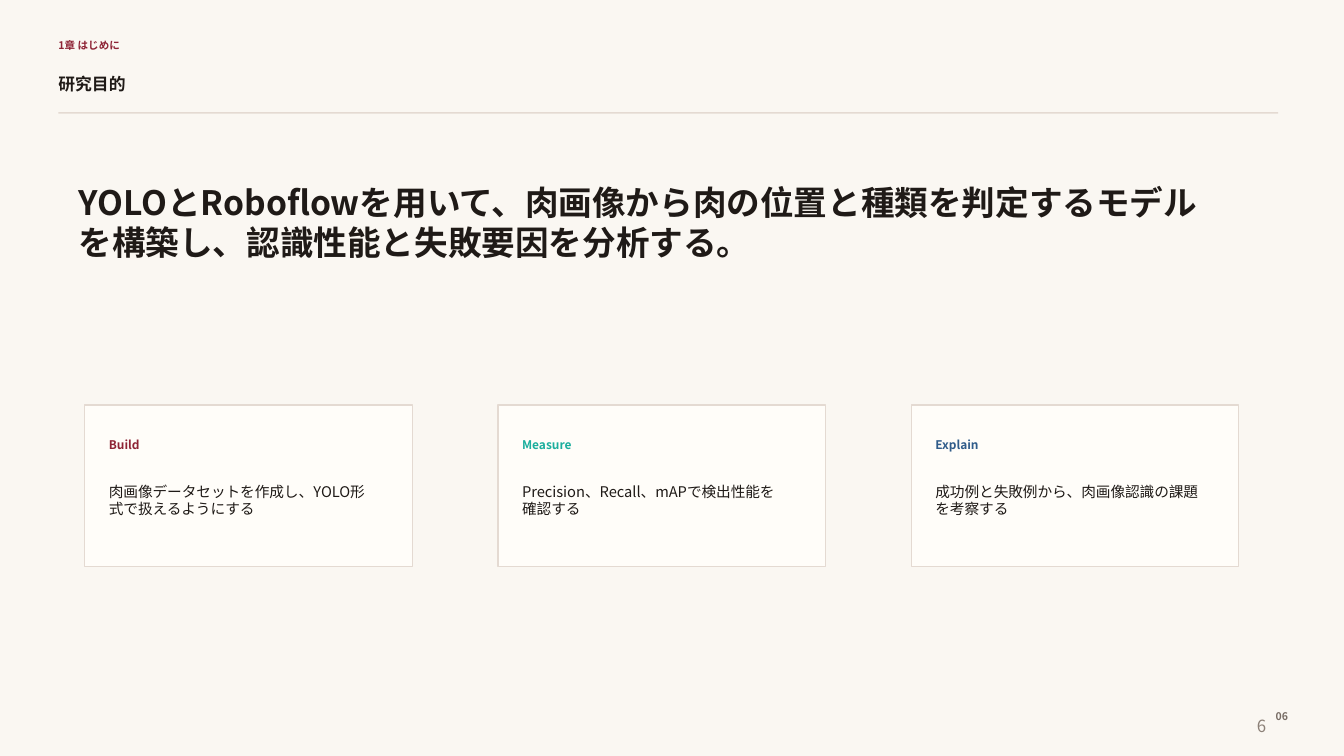
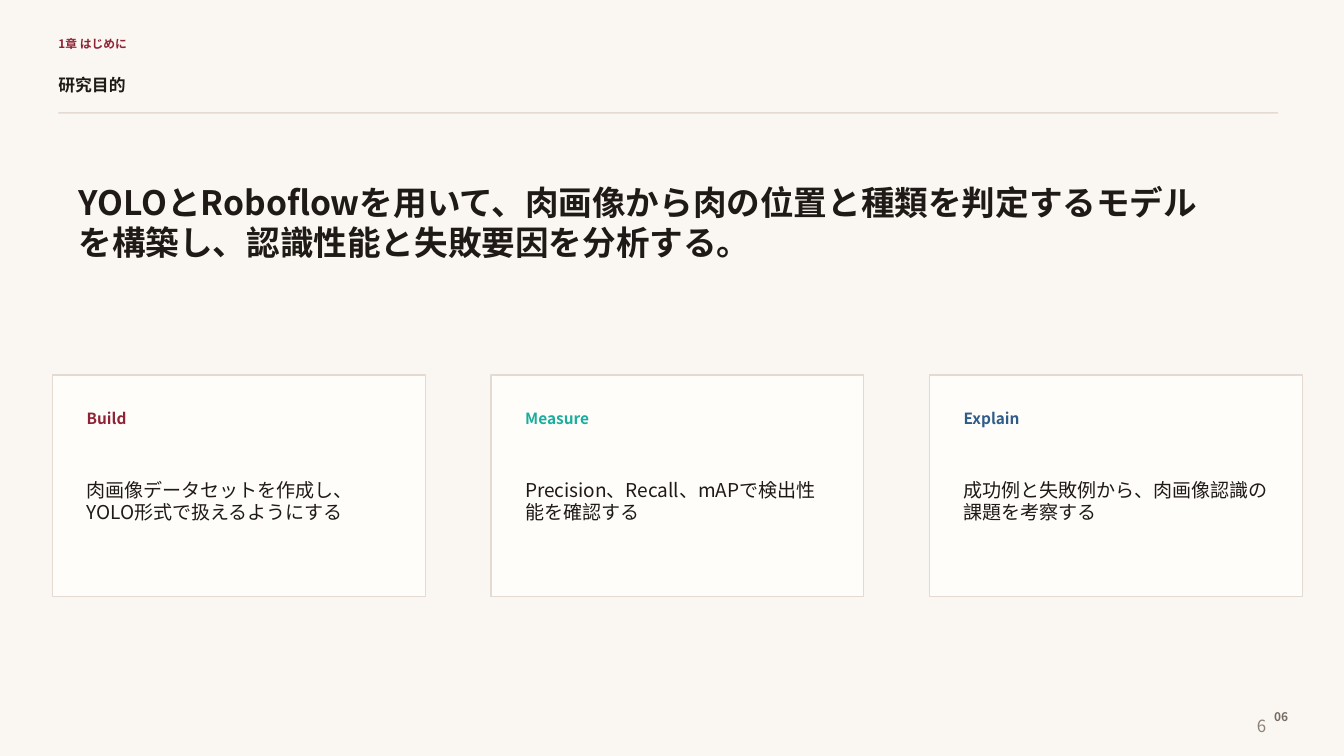
Before and after one commit to moka610/meat-detection-yolo, a slide deck: slide 6 of slides_meat_yolo/meat_yolo_roboflow_presentation.pptx. Drawn at 1344x756 pixels with LibreOffice and Linux fonts; fonts in the diff are those of the drawing. Boxes give left, top, right and bottom in pixels: in the first picture for what was removed or moved away, otherwise in the second. Text is boxed around its words. In the diff, an @@ line names an element or a change of style, - is before the commit and + after.

```diff
--- a/slides_meat_yolo/meat_yolo_roboflow_presentation.pptx
+++ b/slides_meat_yolo/meat_yolo_roboflow_presentation.pptx
@@ text "1章 はじめに" at box(58, 38, 127, 49): size 7.5 to 8.4 pt @@
@@ rectangle: place and size @@
-rectangle at box(85, 405, 412, 567)
+rectangle at box(52, 375, 425, 597)
@@ rectangle: place and size @@
-rectangle at box(498, 405, 826, 567)
+rectangle at box(491, 375, 864, 597)
@@ rectangle: place and size @@
-rectangle at box(911, 405, 1239, 567)
+rectangle at box(930, 375, 1303, 597)
@@ text "Build": place and size @@
-text "Build" at box(109, 439, 140, 449)
+text "Build" at box(87, 411, 127, 424)
@@ text "Measure": place and size @@
-text "Measure" at box(522, 440, 571, 449)
+text "Measure" at box(525, 412, 589, 424)
@@ size 8.5 to 11 pt in 3 elements at box(525, 412, 589, 424), box(87, 411, 127, 424), box(964, 411, 1020, 428) @@
@@ text "Explain": place and size @@
-text "Explain" at box(935, 439, 978, 452)
+text "Explain" at box(964, 411, 1020, 428)
@@ text "肉画像データセットを作成し、YOLO形式で扱えるようにする": place and size @@
-text "肉画像データセットを作成し、YOLO形式で扱えるようにする" at box(109, 484, 365, 499)
+text "肉画像データセットを作成し、YOLO形式で扱えるようにする" at box(87, 481, 353, 521)
@@ size 10.5 to 13.6 pt in 3 elements at box(87, 481, 353, 521), box(525, 481, 815, 499), box(964, 481, 1268, 521) @@
@@ text "成功例と失敗例から、肉画像認識の課題を考察する": place and size @@
-text "成功例と失敗例から、肉画像認識の課題を考察する" at box(935, 484, 1198, 515)
+text "成功例と失敗例から、肉画像認識の課題を考察する" at box(964, 481, 1268, 521)
@@ text "06" at box(1274, 712, 1288, 721): size 7.5 to 8.5 pt @@
```
Also in this commit, not shown: 13 other slides changed, 1 other file.
